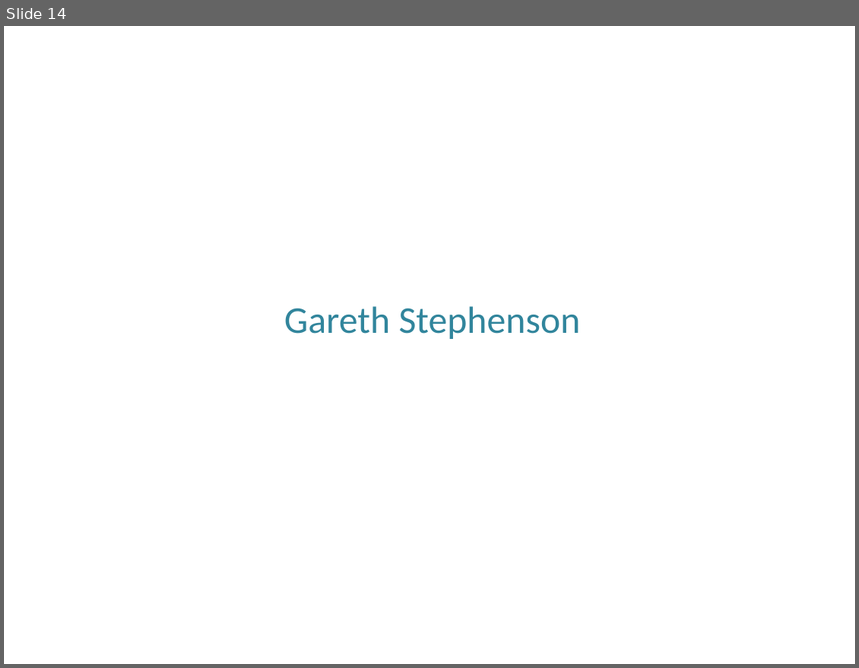
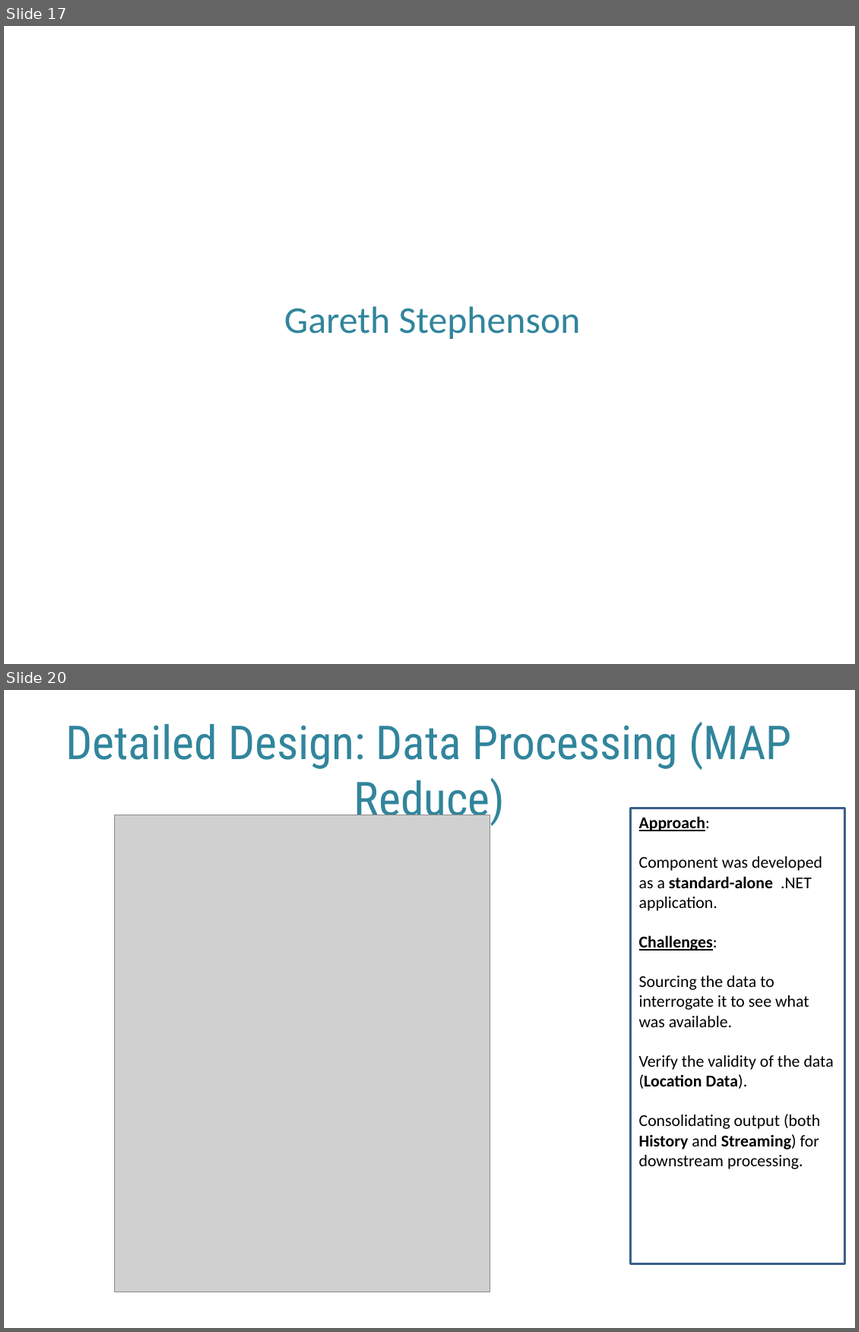
Before and after one commit to garethstephenson/ELEN7046_Group2_2016, a slide deck: documentation/ELEN7046 Group 2 - Group Presention.pptx. Shown one above the other, each under a label of ours: slide 14 before the commit, slides 17 and 20 after it; the slides between them are not shown. The pictures are 859x668 and 859x1332 pixels, drawn with LibreOffice and Linux fonts; fonts in the diff are those of the drawing; grey boxes stand for pictures; background and template pictures are left out. Boxes give left, top, right and bottom in pixels: in the first picture for what was removed or moved away, otherwise in the second. Text is boxed around its words. In the diff, an @@ line names an element or a change of style, - is before the commit and + after.

```diff
--- a/documentation/ELEN7046 Group 2 - Group Presention.pptx
+++ b/documentation/ELEN7046 Group 2 - Group Presention.pptx
@@ slide 20 added at <box>4,690,855,1328</box>, background #FFFFFF @@
@@ title added at <box>66,722,792,827</box>, 39.6 pt, text #31859C @@
+Detailed Design: Data Processing (MAP Reduce)
@@ picture added at <box>115,815,490,1293</box> @@
@@ rectangle added at <box>630,809,845,1264</box>, outline #3A5F8C 2 pt, 14 pt, text #000000 @@
+Approach:
+Component was developed as a standard-alone .NET application.
+Challenges:
+Sourcing the data to interrogate it to see what was available.
+Verify the validity of the data (Location Data).
+Consolidating output (both History and Streaming) for downstream processing.
@@ what was slide 14 is now slide 17 @@
```
Also in this commit, not shown: 11 slides changed, 10 other slides added, 2 slides removed.
